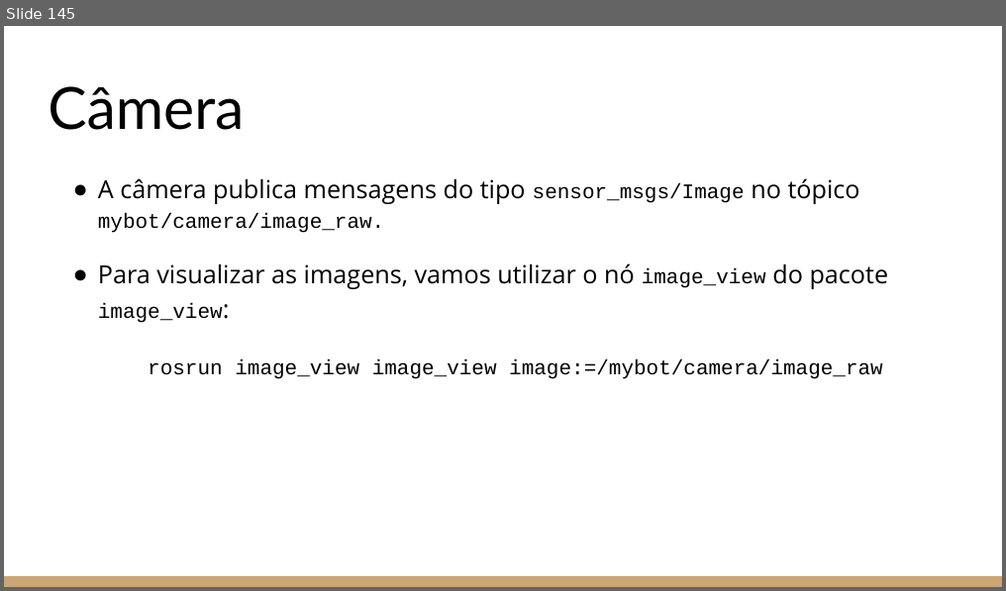
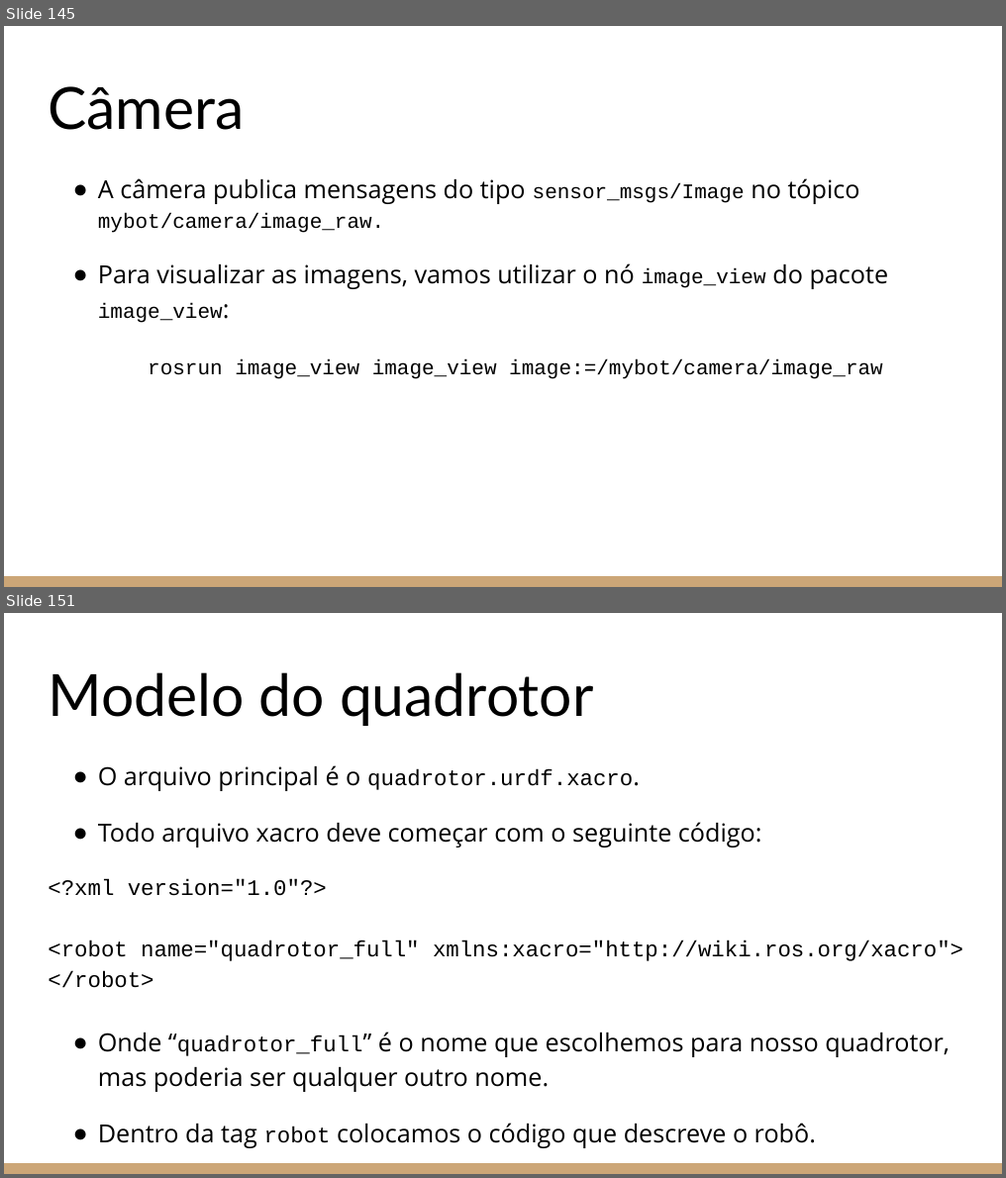
Before and after one commit to Leledj/ros_e_gazebo, a slide deck: Introdução ao ROS e ao Gazebo.pptx. Shown one above the other, each under a label of ours: slide 145 before the commit, slides 145 and 151 after it; the slides between them are not shown. The pictures are 1006x591 and 1006x1178 pixels, drawn with LibreOffice and Linux fonts; fonts in the diff are those of the drawing. Boxes give left, top, right and bottom in pixels: in the first picture for what was removed or moved away, otherwise in the second. Text is boxed around its words. In the diff, an @@ line names an element or a change of style, - is before the commit and + after.

```diff
--- a/Introdução ao ROS e ao Gazebo.pptx
+++ b/Introdução ao ROS e ao Gazebo.pptx
@@ slide 151 added at (x1=4, y1=613, x2=1002, y2=1174), background #FFFFFF; not listed: 1 template element that a slide beside it also shows @@
@@ title added at (x1=48, y1=672, x2=594, y2=726), 42 pt, text #000000 @@
+Modelo do quadrotor
@@ text added at (x1=48, y1=765, x2=963, y2=1149), 18 pt, text #000000 @@
+● O arquivo principal é o quadrotor.urdf.xacro.
+● Todo arquivo xacro deve começar com o seguinte código:
+<?xml version="1.0"?>
+<robot name="quadrotor_full" xmlns:xacro="http://wiki.ros.org/xacro">
+</robot>
+● Onde “quadrotor_full” é o nome que escolhemos para nosso quadrotor, mas poderia ser qualquer outro nome.
+● Dentro da tag robot colocamos o código que descreve o robô.
```
Also in this commit, not shown: 48 other slides added, 2 other files.
